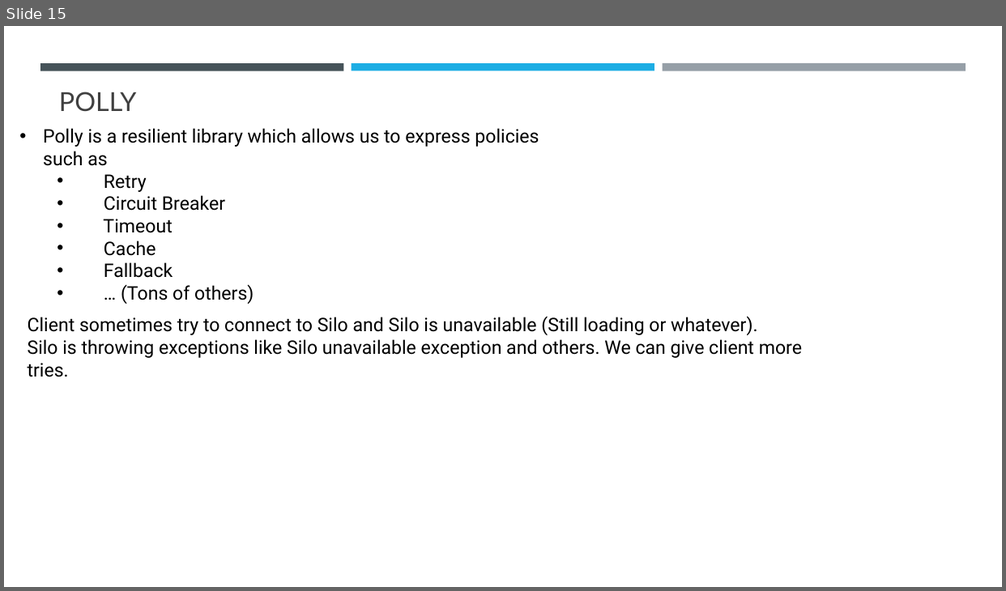
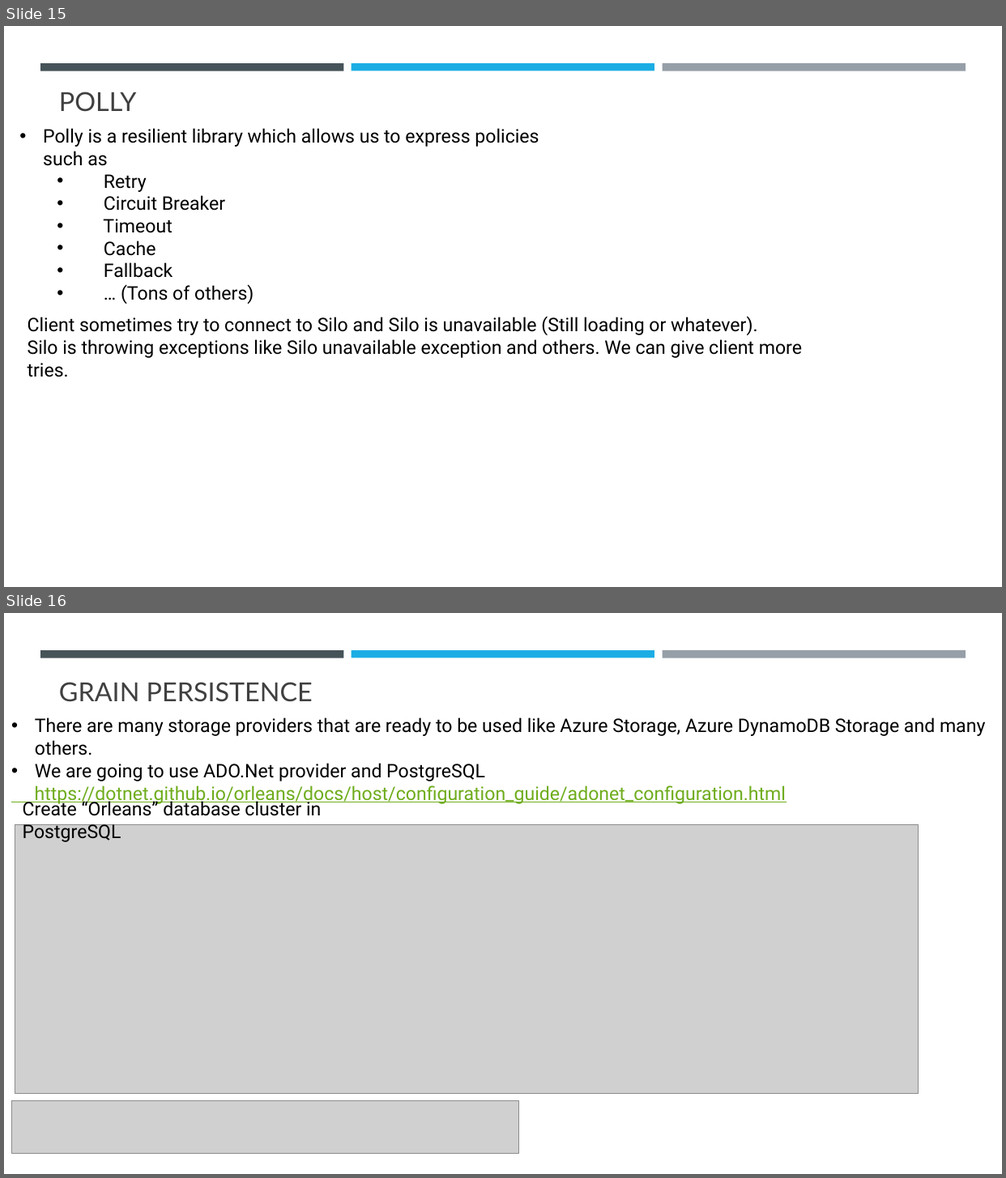
Before and after one commit to sansindia85/Orleans, a slide deck: Presentation/Microsoft Orleans.pptx. Shown one above the other, each under a label of ours: slide 15 before the commit, slides 15 and 16 after it. The pictures are 1006x591 and 1006x1178 pixels, drawn with LibreOffice and Linux fonts; fonts in the diff are those of the drawing; grey boxes stand for pictures. Boxes give left, top, right and bottom in pixels: in the first picture for what was removed or moved away, otherwise in the second. Text is boxed around its words. In the diff, an @@ line names an element or a change of style, - is before the commit and + after.

Commit message:
Grain persistence with ADO.Net.

```diff
--- a/Presentation/Microsoft Orleans.pptx
+++ b/Presentation/Microsoft Orleans.pptx
@@ slide 16 added at (4,613,1002,1174), background #FFFFFF; not listed: 3 template elements that a slide beside it also shows @@
@@ title added at (59,682,313,702), 25.2 pt, text #404040 @@
+GRAIN PERSISTENCE
@@ text added at (35,717,985,804), 18 pt, text #000000 @@
+• There are many storage providers that are ready to be used like Azure Storage, Azure DynamoDB Storage and many others.
+• We are going to use ADO.Net provider and PostgreSQL
+https://dotnet.github.io/orleans/docs/host/configuration_guide/adonet_configuration.html
@@ text added at (23,798,321,842), 18 pt, text #000000 @@
+Create “Orleans” database cluster in PostgreSQL
@@ picture added at (15,825,918,1093) @@
@@ picture added at (12,1101,519,1154) @@
```
Also in this commit, not shown: 5 other slides added, 11 other files.
